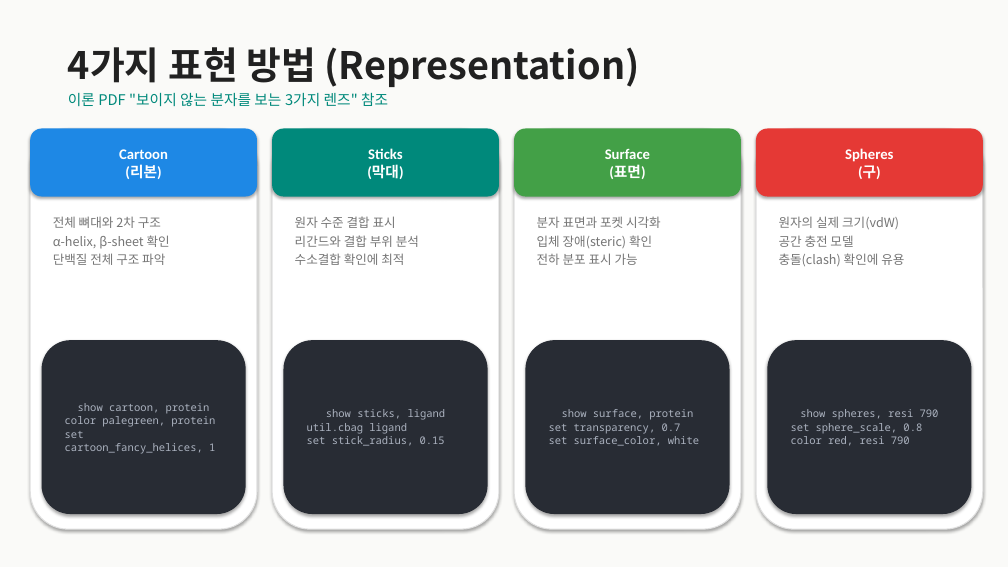
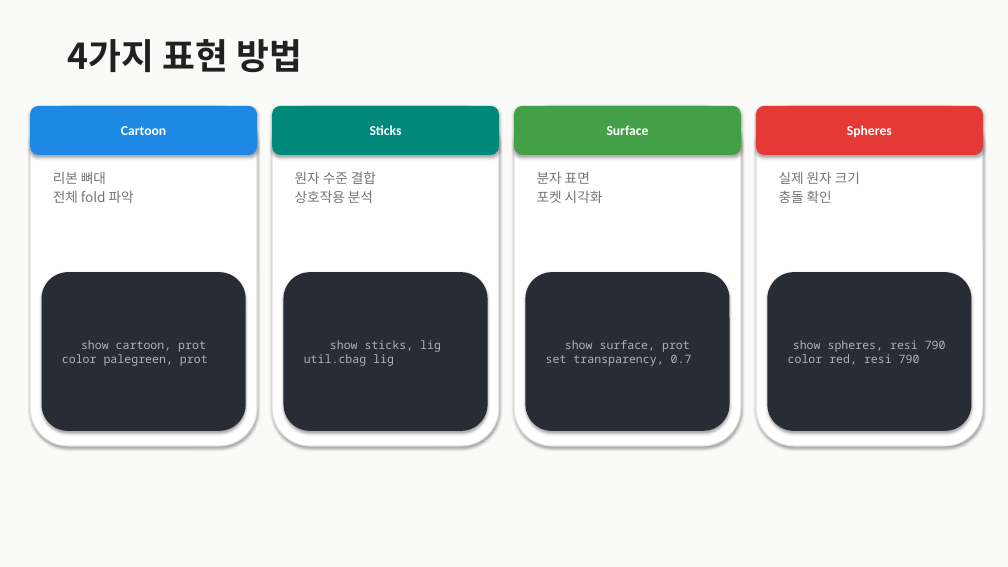
Before and after one commit to fourmodern/molecular_docking_tutorial, a slide deck: slide 3 of PyMOL_Tutorial.pptx (slide 4 before the commit). Drawn at 1008x567 pixels with LibreOffice and Linux fonts; fonts in the diff are those of the drawing. Boxes give left, top, right and bottom in pixels: in the first picture for what was removed or moved away, otherwise in the second. Text is boxed around its words. In the diff, an @@ line names an element or a change of style, - is before the commit and + after.

```diff
--- a/PyMOL_Tutorial.pptx
+++ b/PyMOL_Tutorial.pptx
@@ text at bbox=[68, 39, 302, 73]: text changed; size 36 to 34 pt @@
-4가지 표현 방법 (Representation)
+4가지 표현 방법
@@ rounded rectangle: place and size @@
-rounded rectangle at bbox=[30, 129, 257, 529]
+rounded rectangle at bbox=[30, 106, 257, 446]
@@ rounded rectangle added at bbox=[30, 106, 257, 155], fill #1E88E5, 13 pt, text #FFFFFF, bold @@
+Cartoon
@@ text removed at bbox=[68, 92, 388, 106] @@
-이론 PDF "보이지 않는 분자를 보는 3가지 렌즈" 참조
@@ rounded rectangle: place and size @@
-rounded rectangle at bbox=[272, 129, 499, 529]
+rounded rectangle at bbox=[272, 106, 499, 446]
@@ rounded rectangle "Sticks": place and size @@
-rounded rectangle "Sticks" at bbox=[272, 129, 499, 197]
+rounded rectangle "Sticks" at bbox=[272, 106, 499, 155]
@@ rounded rectangle: place and size @@
-rounded rectangle at bbox=[514, 129, 741, 529]
+rounded rectangle at bbox=[514, 106, 741, 446]
@@ rounded rectangle added at bbox=[514, 106, 741, 155], fill #43A047, 13 pt, text #FFFFFF, bold @@
+Surface
@@ rounded rectangle: place and size @@
-rounded rectangle at bbox=[756, 129, 983, 529]
+rounded rectangle at bbox=[756, 106, 983, 446]
@@ rounded rectangle "Spheres": place and size @@
-rounded rectangle "Spheres" at bbox=[756, 129, 983, 197]
+rounded rectangle "Spheres" at bbox=[756, 106, 983, 155]
@@ text in rounded rectangle at bbox=[370, 125, 402, 135]: text changed; size 14 to 13 pt @@
-Sticks
-(막대)
+Sticks
@@ text in rounded rectangle at bbox=[847, 125, 892, 137]: text changed; size 14 to 13 pt @@
-Spheres
-(구)
+Spheres
@@ text "리본 뼈대": place and size @@
-text "리본 뼈대" at bbox=[30, 129, 257, 197]
+text "리본 뼈대" at bbox=[53, 172, 134, 203]
@@ text "리본 뼈대" at bbox=[53, 172, 134, 203]: vertical alignment middle to top; fill #1E88E5 to none; shadow off @@
@@ text at bbox=[53, 172, 134, 203]: text changed; size 14 to 13 pt; font Calibri to Noto Sans CJK KR; text colour #FFFFFF to #757575; bold off @@
-Cartoon
-(리본)
+리본 뼈대
+전체 fold 파악
@@ text at bbox=[295, 171, 376, 203]: text changed; size 12 to 13 pt @@
-원자 수준 결합 표시
-리간드와 결합 부위 분석
-수소결합 확인에 최적
+원자 수준 결합
+상호작용 분석
@@ text "분자 표면": place and size @@
-text "분자 표면" at bbox=[514, 129, 741, 197]
+text "분자 표면" at bbox=[537, 172, 603, 203]
@@ text "분자 표면" at bbox=[537, 172, 603, 203]: vertical alignment middle to top; fill #43A047 to none; shadow off @@
@@ text at bbox=[537, 172, 603, 203]: text changed; size 14 to 13 pt; font Calibri to Noto Sans CJK KR; text colour #FFFFFF to #757575; bold off @@
-Surface
-(표면)
+분자 표면
+포켓 시각화
@@ text at bbox=[779, 171, 860, 203]: text changed; size 12 to 13 pt @@
-원자의 실제 크기(vdW)
-공간 충전 모델
-충돌(clash) 확인에 유용
+실제 원자 크기
+충돌 확인
@@ text removed at bbox=[53, 216, 170, 265] @@
-전체 뼈대와 2차 구조
-α-helix, β-sheet 확인
-단백질 전체 구조 파악
@@ text removed at bbox=[537, 216, 661, 265] @@
-분자 표면과 포켓 시각화
-입체 장애(steric) 확인
-전하 분포 표시 가능
@@ rounded rectangle "show cartoon, prot": place and size @@
-rounded rectangle "show cartoon, prot" at bbox=[42, 340, 246, 514]
+rounded rectangle "show cartoon, prot" at bbox=[42, 272, 246, 431]
@@ rounded rectangle "show sticks, lig": place and size @@
-rounded rectangle "show sticks, lig" at bbox=[284, 340, 488, 514]
+rounded rectangle "show sticks, lig" at bbox=[284, 272, 488, 431]
@@ rounded rectangle "show surface, prot": place and size @@
-rounded rectangle "show surface, prot" at bbox=[526, 340, 730, 514]
+rounded rectangle "show surface, prot" at bbox=[526, 272, 730, 431]
@@ rounded rectangle "show spheres, resi 790": place and size @@
-rounded rectangle "show spheres, resi 790" at bbox=[768, 340, 972, 514]
+rounded rectangle "show spheres, resi 790" at bbox=[768, 272, 972, 431]
@@ rounded rectangle "show spheres, resi 790" at bbox=[768, 272, 972, 431]: size 10 to 11 pt; less space between paragraphs @@
@@ text in rounded rectangle at bbox=[62, 340, 208, 366]: text changed; size 10 to 11 pt @@
-show cartoon, protein
-color palegreen, protein
-set cartoon_fancy_helices, 1
+show cartoon, prot
+color palegreen, prot
@@ text in rounded rectangle at bbox=[304, 340, 441, 366]: text changed; size 10 to 11 pt @@
-show sticks, ligand
-util.cbag ligand
-set stick_radius, 0.15
+show sticks, lig
+util.cbag lig
@@ text in rounded rectangle at bbox=[546, 355, 692, 366]: size 10 to 11 pt in "set transparency, 0.7"; less space between paragraphs @@
@@ text in rounded rectangle at bbox=[565, 340, 690, 352]: text changed; size 10 to 11 pt @@
-show surface, protein
+show surface, prot
@@ text in rounded rectangle at bbox=[549, 436, 699, 446]: paragraph removed @@
-set surface_color, white
@@ text in rounded rectangle at bbox=[791, 423, 922, 433]: paragraph removed @@
-set sphere_scale, 0.8
```
Also in this commit, not shown: 7 other slides changed, 1 slide added, 5 slides removed, 1 other file.
